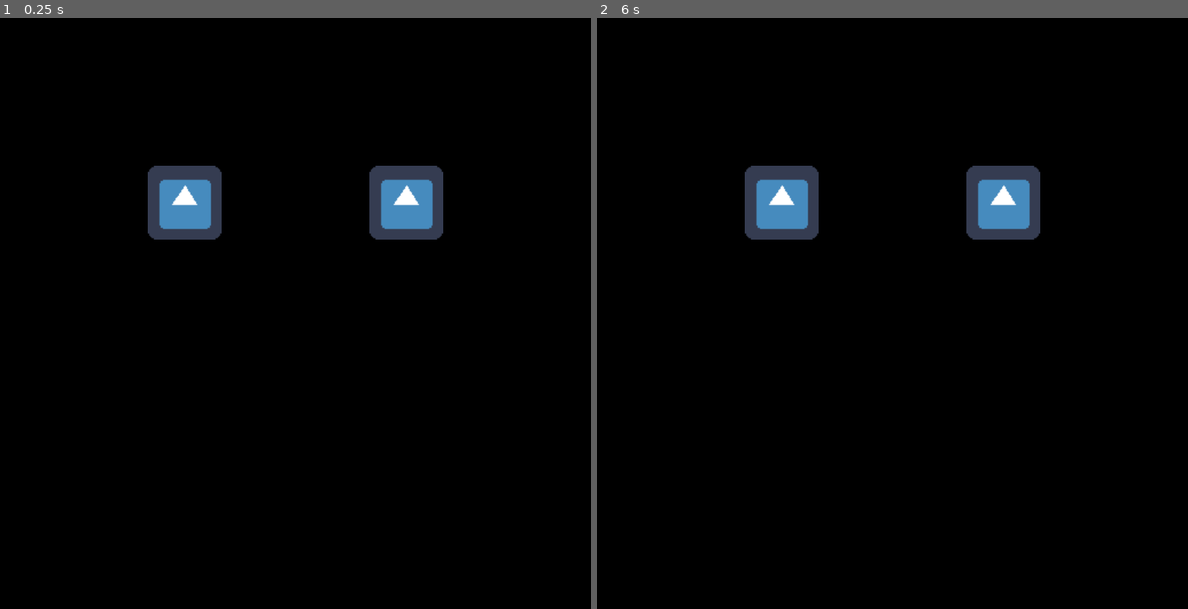
Above: before the commit, frames 1-2 (left to right).
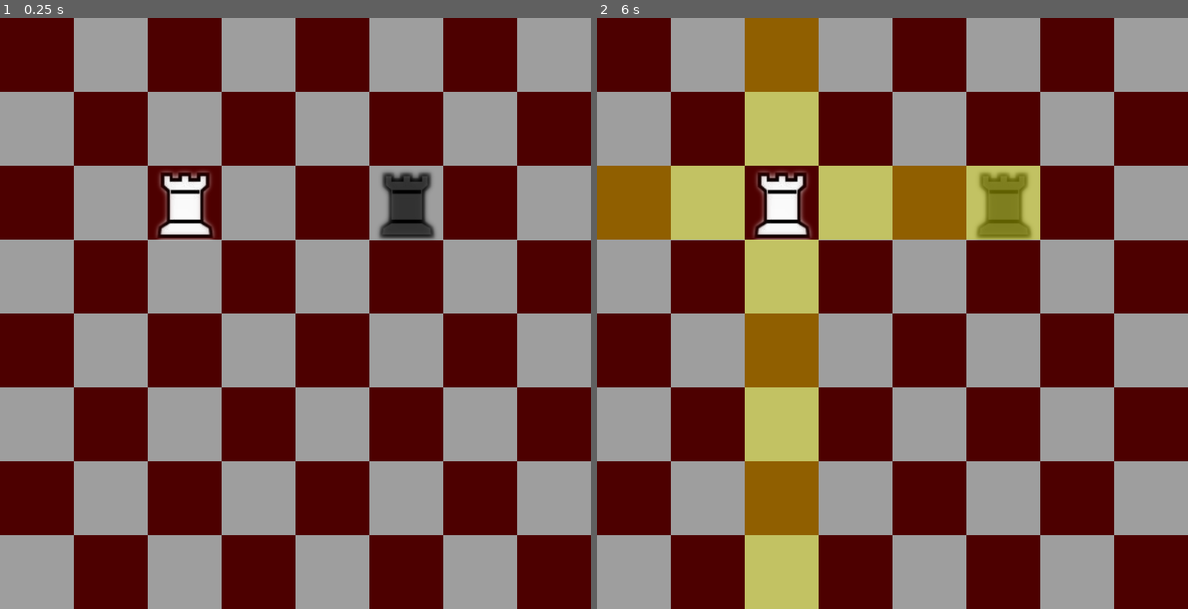
Above: after the commit, the same moments.

Repository: Laks0/Ajedrez-godot
Game: Godot game, scene res://scenes/Game.tscn
The game is run twice, just before and just after one commit, with the same random seed, the same clock (stepped at 60 frames per second) and the same inputs. The engine's default icon, where the game draws it, is replaced by a stand-in: a white triangle on a blue panel in a dark square.
Inputs (mouse positions are in pixels of both pictures, inside the frame that each line leads up to):
- Up to frame 1 (0.25 s): no input
- Up to frame 2 (6 s): tap Enter at 0.5, 2, 3.5 s; move the mouse to (1022, 283) at 0.52 s; click (1022, 283) at 0.6 s; tap Space at 1.25, 2.75, 4.25 s; move the mouse to (774, 343) at 1.27 s; click (774, 343) at 1.35 s; move the mouse to (951, 183) at 2.02 s; click (951, 183) at 2.1 s; move the mouse to (862, 431) at 2.77 s; click (862, 431) at 2.85 s; move the mouse to (1069, 402) at 3.52 s; click (1069, 402) at 3.6 s; move the mouse to (715, 224) at 4.27 s; click (715, 224) at 4.35 s; move the mouse to (922, 313) at 5.02 s; click (922, 313) at 5.1 s; move the mouse to (803, 165) at 5.77 s; click (803, 165) at 5.85 s

The runs differ from the first frame. In frame 1, 100% of the frame differs, in the area x 0-100%, y 0-100%; in frame 2, 100%.

Commit message:
Los sprites más feos del mundo

Diff:
--- a/objects/Torre.tscn
+++ b/objects/Torre.tscn
@@ -1,5 +1,13 @@
-[gd_scene load_steps=2 format=2]
+[gd_scene load_steps=4 format=2]
 
 [ext_resource path="res://objects/Piece.tscn" type="PackedScene" id=1]
+[ext_resource path="res://scripts/torre.gd" type="Script" id=2]
+[ext_resource path="res://assets/Torre.png" type="Texture" id=3]
 
 [node name="Torre" instance=ExtResource( 1 )]
+script = ExtResource( 2 )
+
+[node name="Sprite" parent="." index="1"]
+position = Vector2( -2.28473, -2.28471 )
+scale = Vector2( 1.04569, 1.04569 )
+texture = ExtResource( 3 )
--- a/scenes/Game.tscn
+++ b/scenes/Game.tscn
@@ -1,7 +1,8 @@
-[gd_scene load_steps=3 format=2]
+[gd_scene load_steps=4 format=2]
 
 [ext_resource path="res://scripts/board.gd" type="Script" id=1]
-[ext_resource path="res://objects/Piece.tscn" type="PackedScene" id=2]
+[ext_resource path="res://objects/Torre.tscn" type="PackedScene" id=2]
+[ext_resource path="res://assets/Tablero.png" type="Texture" id=3]
 
 [node name="Game" type="Node2D"]
 
@@ -10,3 +11,8 @@
 format = 1
 script = ExtResource( 1 )
 Piece = ExtResource( 2 )
+
+[node name="Sprite" type="Sprite" parent="."]
+z_index = -1
+texture = ExtResource( 3 )
+centered = false
--- a/scripts/board.gd
+++ b/scripts/board.gd
@@ -19,7 +19,7 @@
 	grid[2][2] = p
 
 	var p2 = Piece.instance()
-	p2.set_up(-1, Vector2(5,2))
+	p2.set_up(1, Vector2(5,2))
 	add_child(p2)
 	grid[5][2] = p2
 
--- /dev/null
+++ b/scripts/torre.gd
@@ -0,0 +1,10 @@
+extends "res://scripts/piece.gd"
+
+func set_movable():
+	movable = check_in_direction(1,0)
+	for i in check_in_direction(0,1):
+		movable.append(i)
+	for i in check_in_direction(-1,0):
+		movable.append(i)
+	for i in check_in_direction(0,-1):
+		movable.append(i)
Binary file added: assets/Alfil.png
Not shown, added: assets/Alfil.png.import
Binary file added: assets/Caballo.png
Not shown, added: assets/Caballo.png.import
Binary file added: assets/Dama.png
Not shown, added: assets/Dama.png.import
Binary file added: assets/Peon.png
Not shown, added: assets/Peon.png.import
Binary file added: assets/Rey.png
Not shown, added: assets/Rey.png.import
Binary file added: assets/Tablero.png
Not shown, added: assets/Tablero.png.import
(and 2 more such lines)
